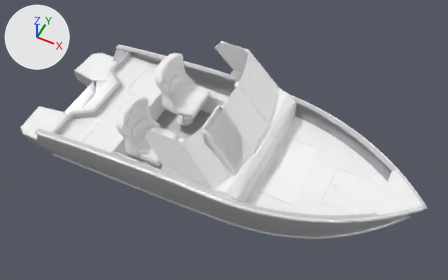
A saved change to the glTF model models/420x/full.glb.
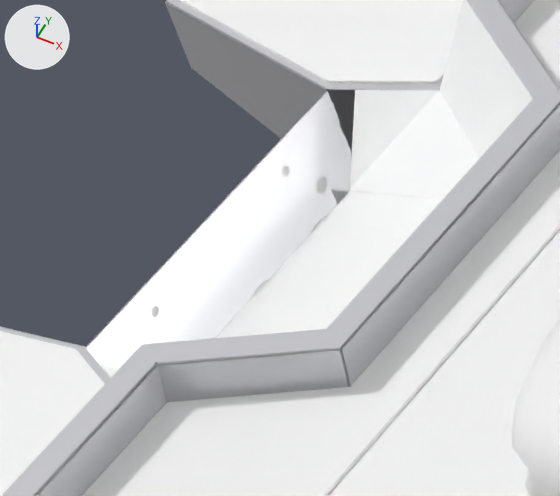
Each version is shown whole from a 50 mm camera at (2.09, -4.1, 5.7) aimed at (0.05, -0.03, 0.62), then close up on the part from 12% to 27% of the width and 25% to 46% of the height. The lights are fixed; the arrows at upper left show +X, +Y and +Z. The older version's two pictures come first. Where no turn or scale is listed for an object, it has been applied to the vertices.

The scene before the commit, as lines of its bpy script (objects in view):
```python
me_mesh_161 = bpy.data.meshes.new('Mesh_161')
me_mesh_161.from_pydata(...)  # 58 vertices, 112 faces; spans x 0.015..0.472, y -1.654..-1.175, z 0.389..0.393
me_mesh_161.materials.append(mat_mat_other)  # white #ffffff
me_mesh_162 = bpy.data.meshes.new('Mesh_162')
me_mesh_162.from_pydata(...)  # 58 vertices, 112 faces; spans x 0.015..0.472, y -0.548..-0.069, z 0.389..0.393
me_mesh_162.materials.append(mat_mat_other)  # white #ffffff
me_mesh_206 = bpy.data.meshes.new('Mesh_206')
me_mesh_206.from_pydata(...)  # 359 vertices, 623 faces; spans x 1.306..1.836, y -1.575..-1.068, z 0.498..1.031
me_mesh_206.materials.append(mat_mat_upholstery)  # white #ffffff
ob_mesh_161 = bpy.data.objects.new('Mesh_161', me_mesh_161)
ob_mesh_161.location = (-2.278, 0.862, 0.0)
ob_mesh_162 = bpy.data.objects.new('Mesh_162', me_mesh_162)
ob_mesh_162.location = (-2.278, 0.862, 0.0)
ob_mesh_206 = bpy.data.objects.new('Mesh_206', me_mesh_206)
ob_mesh_206.location = (-2.278, 0.927, 0.0)
# also in view: 'Mesh_121' at (-1.61, 0.0, 0.53); 'Mesh_171' at (-2.07, 0.55, 0.28); 'Mesh_164' at (-1.7, -0.61, 0.54); 'Mesh_187' at (-1.55, 0.0, 0.5); 'Mesh_198' at (-1.4, -0.3, 0.51)
```
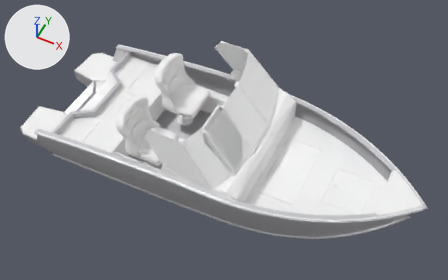
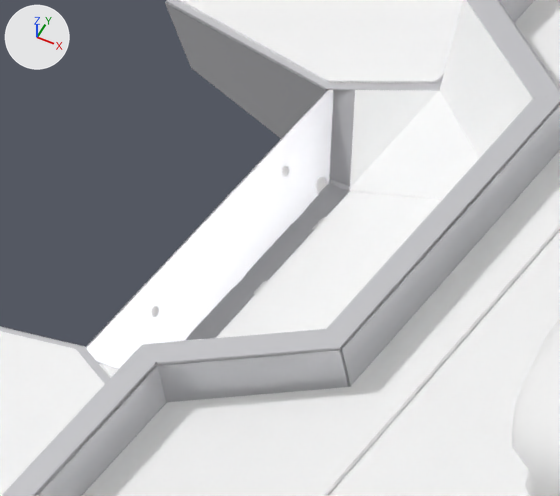
The change, as a list of edits to the scene's bpy script:
```text
Add me_mesh_236:
    me_mesh_236.from_pydata(...)  # 188 vertices, 372 faces; spans x 0.029..0.074, y -0.547..-0.09, z 0.016..0.019
    me_mesh_236.materials.append(mat_hull_shell)  # white #e1e1e5
Add me_mesh_235:
    me_mesh_235.from_pydata(...)  # 284 vertices, 564 faces; spans x 0.0..0.0712, y -0.0901..0.0, z 0.0..0.1388
    me_mesh_235.materials.append(mat_hull_shell)  # white #e1e1e5
Add me_mesh_233:
    me_mesh_233.from_pydata(...)  # 116 vertices, 174 faces; spans x 0.0..0.056, y -0.236..0.0, z 0.0..0.215
    me_mesh_233.materials.append(mat_hull_shell)  # white #e1e1e5
Add ob_транцевая_пластина_1_t167fill_foot:
    ob_транцевая_пластина_1_t167fill_foot = bpy.data.objects.new('Транцевая пластина:1_t167fill_foot', me_mesh_236)
    ob_транцевая_пластина_1_t167fill_foot.location = (-1.947, 0.318, 0.25)
Add ob_транцевая_пластина_1_t167fill_wall_port:
    ob_транцевая_пластина_1_t167fill_wall_port = bpy.data.objects.new('Транцевая пластина:1_t167fill_wall_port', me_mesh_235)
    ob_транцевая_пластина_1_t167fill_wall_port.location = (-1.947, 0.318, 0.25)
Add ob_транцевая_пластина_1_t167fill_port:
    ob_транцевая_пластина_1_t167fill_port = bpy.data.objects.new('Транцевая пластина:1_t167fill_port', me_mesh_233)
    ob_транцевая_пластина_1_t167fill_port.location = (-1.947, 0.52, 0.171)
```

Location of each change, [x1, y1, x2, y2] in pixels of the close-ups (560 x 496 px):
'Транцевая пластина:1_t167fill_foot', added: after [186, 184, 350, 340]
'Транцевая пластина:1_t167fill_wall_port', added: after [329, 89, 355, 191]
'Транцевая пластина:1_t167fill_port', added (mostly hidden): after [327, 90, 333, 103]
